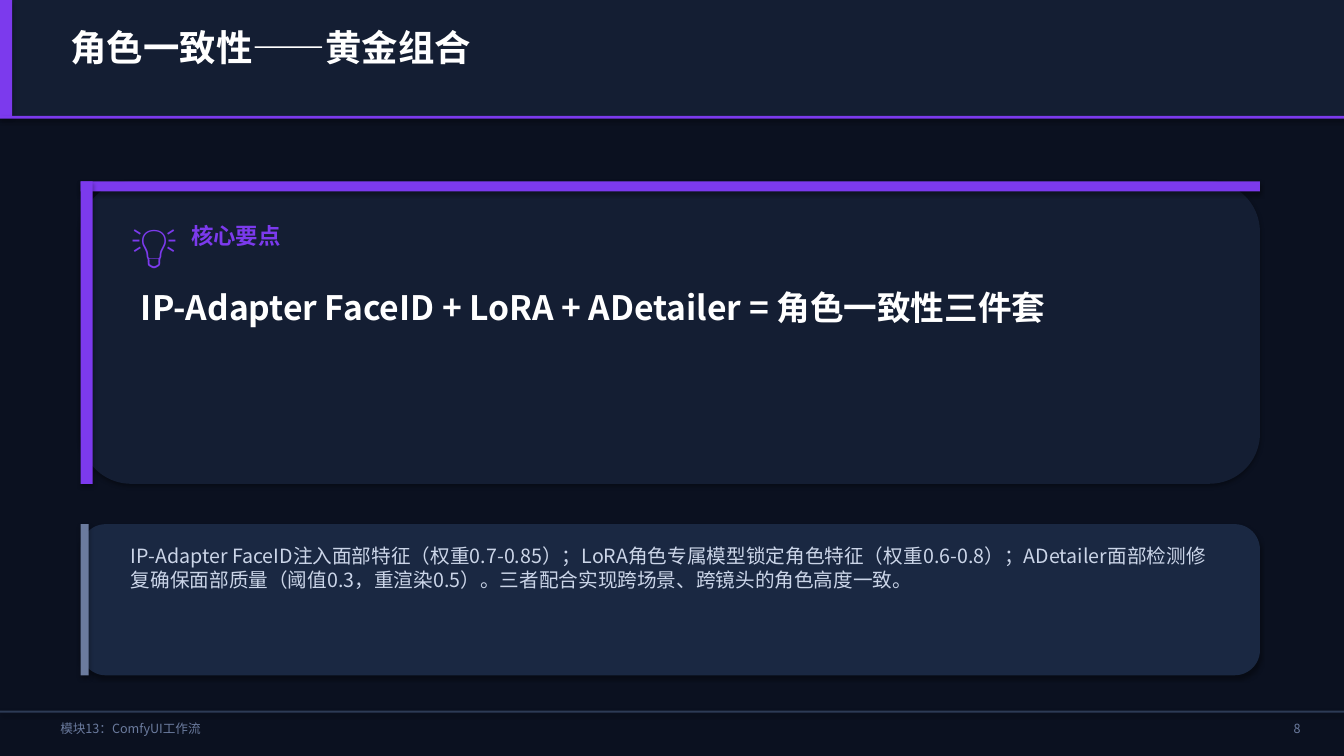
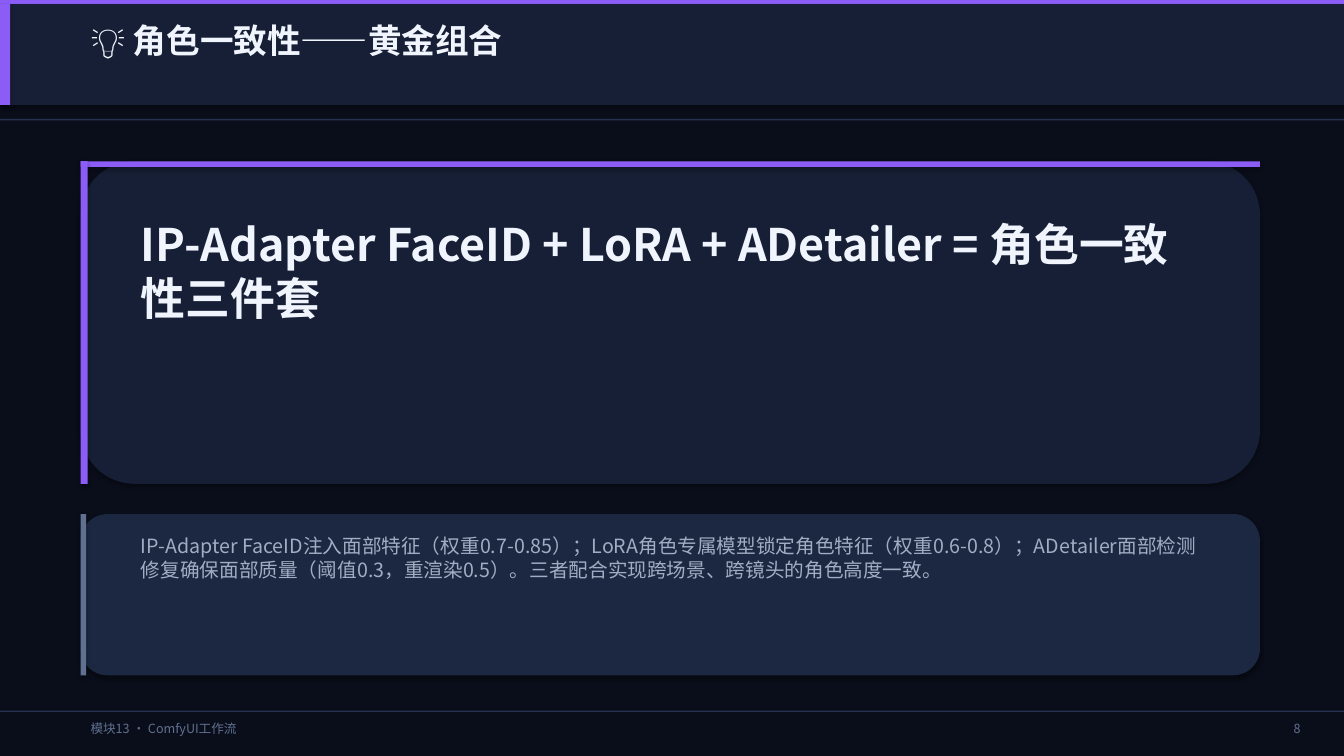
Before and after one commit to lichangjiang932-ship-it/ai-video-class, a slide deck: slide 9 of AI漫剧制作课程/PPT课件/模块13-ComfyUI工作流.pptx. Drawn at 1344x756 pixels with LibreOffice and Linux fonts; fonts in the diff are those of the drawing. Boxes give left, top, right and bottom in pixels: in the first picture for what was removed or moved away, otherwise in the second. Text is boxed around its words. In the diff, an @@ line names an element or a change of style, - is before the commit and + after.

```diff
--- a/AI漫剧制作课程/PPT课件/模块13-ComfyUI工作流.pptx
+++ b/AI漫剧制作课程/PPT课件/模块13-ComfyUI工作流.pptx
@@ background #0B1120 to #0A0E1A @@
@@ rectangle: place and size @@
-rectangle at bbox=[0, 0, 1344, 116]
+rectangle at bbox=[0, 0, 1344, 4]
@@ rectangle at bbox=[0, 0, 1344, 4]: fill #141E33 to #8B5CF6 @@
@@ fill #7C3AED to #8B5CF6 in 3 elements at bbox=[81, 161, 1260, 167], bbox=[81, 161, 88, 484], bbox=[0, 4, 10, 105] @@
@@ rectangle: place and size @@
-rectangle at bbox=[0, 0, 12, 116]
+rectangle at bbox=[0, 4, 10, 105]
@@ rectangle added at bbox=[0, 4, 1344, 105], fill #161F35 @@
@@ text at bbox=[133, 24, 503, 56]: text changed; size 26 to 24 pt; text colour #FFFFFF to #F0F4FC @@
-角色一致性——黄金组合
+💡 角色一致性——黄金组合
@@ rectangle at bbox=[0, 119, 1344, 120]: fill #7C3AED to #253350 @@
@@ rounded rectangle: place and size @@
-rounded rectangle at bbox=[81, 181, 1260, 484]
+rounded rectangle at bbox=[81, 161, 1260, 484]
@@ rounded rectangle at bbox=[81, 161, 1260, 484]: fill #141E33 to #161F35 @@
@@ rectangle: place and size @@
-rectangle at bbox=[81, 181, 1260, 192]
+rectangle at bbox=[81, 161, 1260, 167]
@@ rectangle: place and size @@
-rectangle at bbox=[81, 181, 93, 484]
+rectangle at bbox=[81, 161, 88, 484]
@@ text removed at bbox=[121, 212, 222, 272] @@
-💡
@@ text "IP-Adapter FaceID + LoRA + ...": place and size @@
-text "IP-Adapter FaceID + LoRA + ..." at bbox=[141, 291, 1046, 328]
+text "IP-Adapter FaceID + LoRA + ..." at bbox=[141, 223, 1168, 319]
@@ text "IP-Adapter FaceID + LoRA + ..." at bbox=[141, 223, 1168, 319]: size 24 to 32 pt, text colour #FFFFFF to #F0F4FC @@
@@ text removed at bbox=[191, 225, 280, 246] @@
-核心要点
@@ rounded rectangle: place and size @@
-rounded rectangle at bbox=[81, 524, 1260, 676]
+rounded rectangle at bbox=[81, 514, 1260, 676]
@@ rounded rectangle at bbox=[81, 514, 1260, 676]: fill #1A2842 to #1C2842 @@
@@ rectangle: place and size @@
-rectangle at bbox=[81, 524, 89, 676]
+rectangle at bbox=[81, 514, 87, 676]
@@ rectangle at bbox=[81, 514, 87, 676]: fill #6B7B9E to #607090 @@
@@ text "IP-Adapter FaceID注入面部特征（权重0.7-0.85）；LoRA角色专属模型锁定角色特征（权重0.6-0 ...": place and size @@
-text "IP-Adapter FaceID注入面部特征（权重0.7-0.85）；LoRA角色专属模型锁定角色特征（权重0.6-0 ..." at bbox=[131, 546, 1206, 589]
+text "IP-Adapter FaceID注入面部特征（权重0.7-0.85）；LoRA角色专属模型锁定角色特征（权重0.6-0 ..." at bbox=[141, 536, 1196, 579]
@@ text "IP-Adapter FaceID注入面部特征（权重0.7-0.85）；LoRA角色专属模型锁定角色特征（权重0.6-0 ..." at bbox=[141, 536, 1196, 579]: text colour #CBD5E8 to #A0AEC4 @@
@@ text at bbox=[91, 722, 237, 736]: text changed; text colour #6B7B9E to #607090 @@
-模块13：ComfyUI工作流
+模块13 · ComfyUI工作流
```
Also in this commit, not shown: 11 other slides changed, 19 other files.
